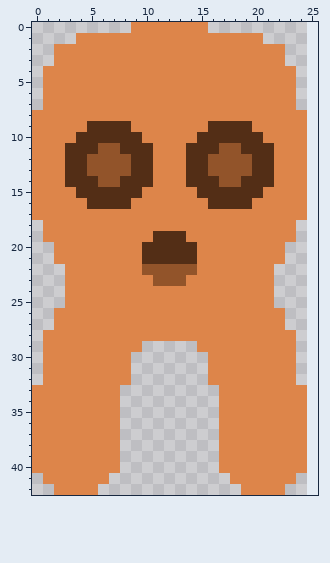
A pixel-art sprite gets an edit: assets/sprites/player.png. Above, as it was before the edit.
The file is 25x43 pixels. The old version is drawn lined up with the new one, on the new canvas.
The same view after the edit:
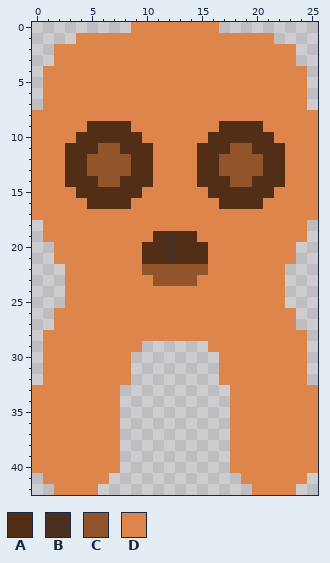
Palette (. is transparent): A #532e16  B #4b2f21  C #92542a  D #dd854a
From the commit log: made player sprite 1px wider (even)
Diff:
canvas 25x43 -> 26x43
Colour C becomes colour A in row 11 at x 17; in rows 12 to 13 at x 16; in row 14 at x 17.
Colour D becomes colour A in row 9 at x 20; in row 10 at x 21; in rows 11 to 14 at x 22; in row 15 at x 21; in row 16 at x 20; in row 19 at x 14.
Colour D becomes colour A in rows 20 to 21 at x 15.
Colour A becomes colour B in rows 19 to 21 at x 12.
Colour A becomes colour C in row 11 at x 19; in rows 12 to 13 at x 20; in row 14 at x 19.
Colour D becomes colour C in row 22 at x 15; in row 23 at x 14.
The author put colour D in row 0 at x 16; in row 1 at x 21; in rows 2 to 3 at x 23; in rows 4 to 7 at x 24; in rows 8 to 17 at x 25; in rows 18 to 19 at x 24.
The author put colour D in rows 20 to 21 at x 23; in rows 22 to 25 at x 22; in rows 26 to 27 at x 23; in rows 28 to 32 at x 24; in rows 33 to 40 at x 25; in row 41 at x 24.
The author put colour D in row 42 at x 23.
Colour A becomes colour D in row 9 at x 16; in row 10 at x 15; in rows 11 to 14 at x 14; in row 15 at x 15; in row 16 at x 16.
The edit erases colour D in row 29 at x 15; in rows 30 to 32 at x 16; in rows 33 to 40 at x 17; in row 41 at x 18; in row 42 at x 19.
Changed places in both pictures, as pixel boxes (x1, y1, x2, y2):
added: (208, 22, 219, 33)
changed: (164, 33, 318, 495)
